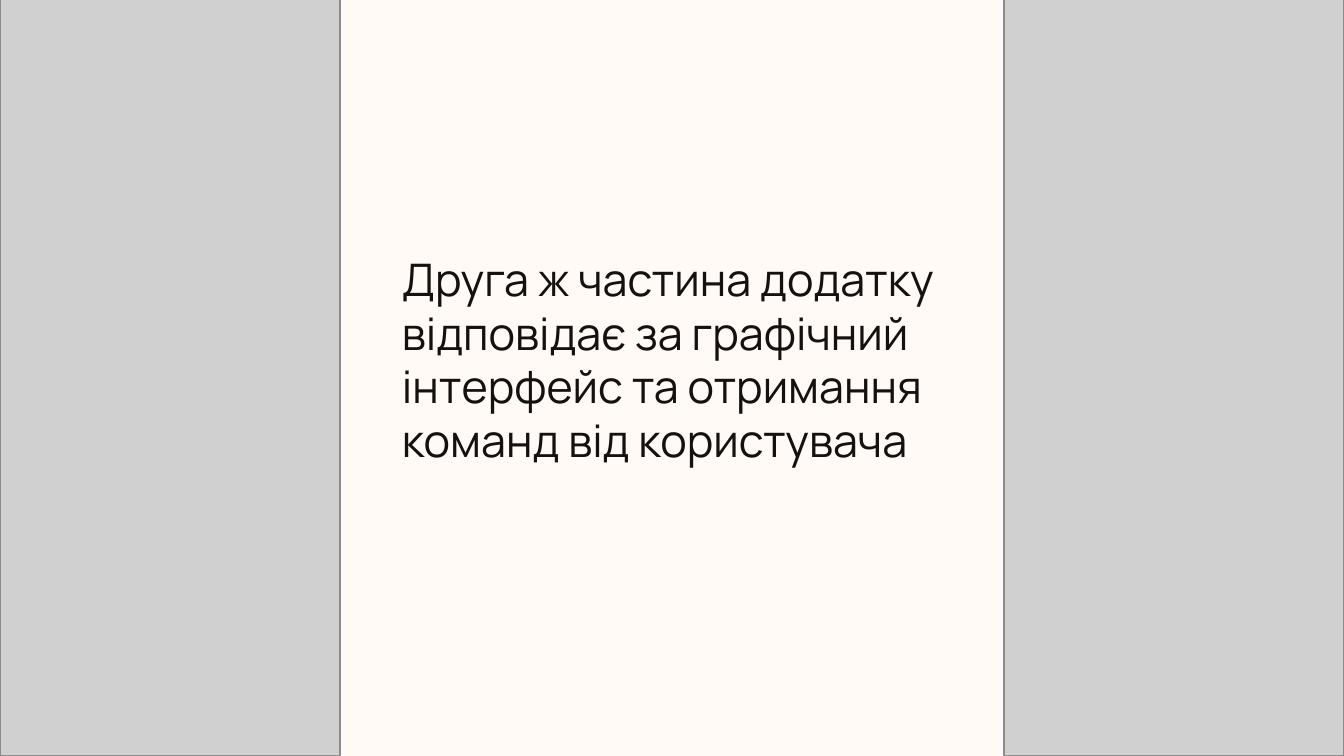
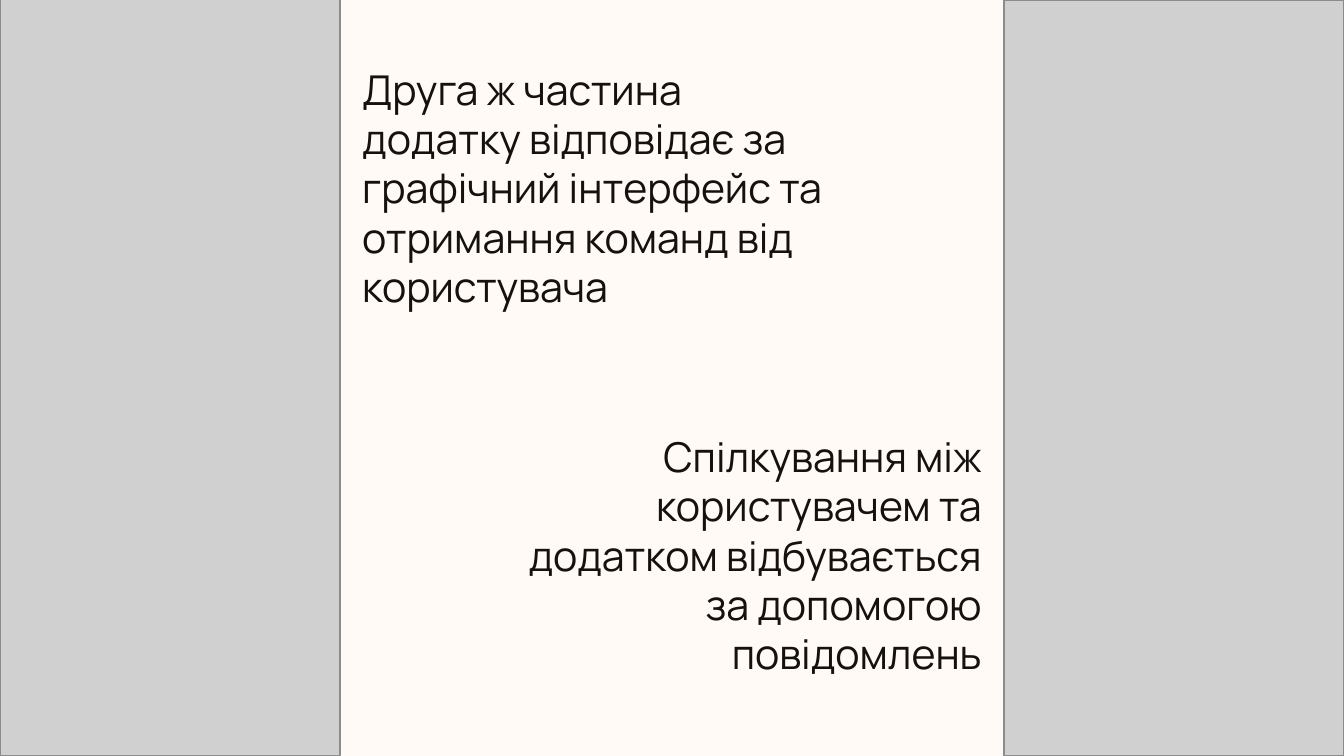
Before and after one commit to johnburitto/VMControlPanel, a slide deck: slide 11 of Презентація.pptx (slide 15 before the commit). Drawn at 1344x756 pixels with LibreOffice and Linux fonts; fonts in the diff are those of the drawing; grey boxes stand for pictures; background and template pictures are left out. Boxes give left, top, right and bottom in pixels: in the first picture for what was removed or moved away, otherwise in the second. Text is boxed around its words. In the diff, an @@ line names an element or a change of style, - is before the commit and + after.

```diff
--- a/Презентація.pptx
+++ b/Презентація.pptx
@@ text "Друга ж частина додатку відповідає ...": place and size @@
-text "Друга ж частина додатку відповідає ..." at (402, 263, 933, 468)
+text "Друга ж частина додатку відповідає ..." at (362, 75, 822, 312)
@@ text "Друга ж частина додатку відповідає ..." at (362, 75, 822, 312): size 24 to 22 pt @@
@@ text added at (529, 442, 982, 674), 22 pt, text #15110E @@
+Спілкування між користувачем та додатком відбувається за допомогою повідомлень
```
Also in this commit, not shown: 12 other slides changed, 3 slides added, 8 slides removed, 12 other files.
